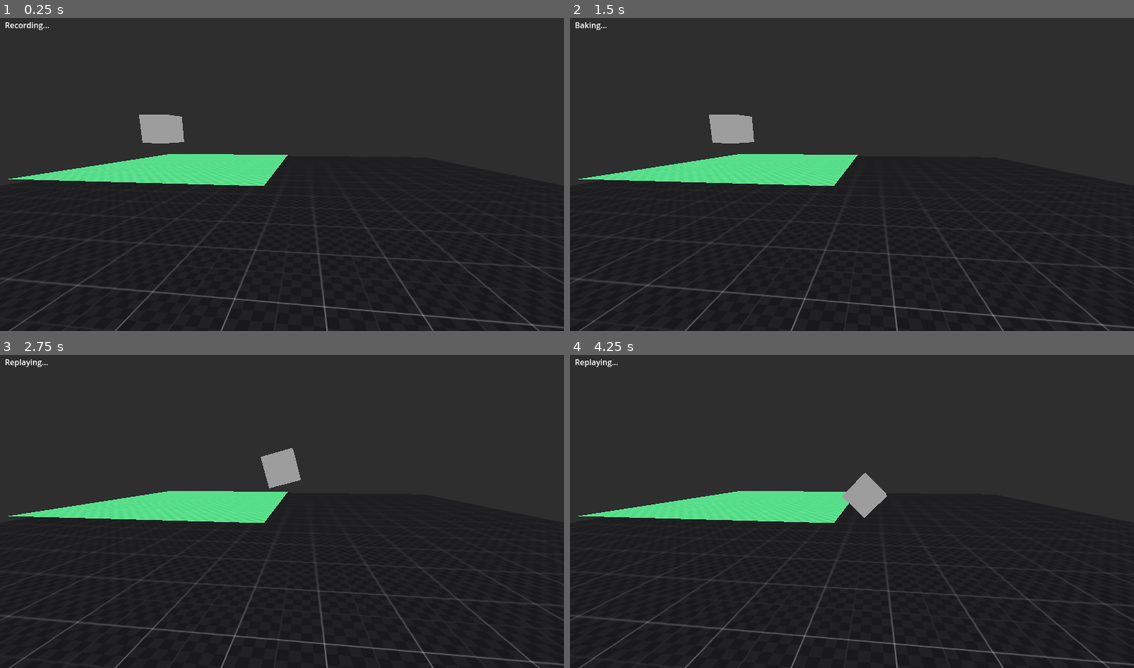
Above: before the commit, frames 1-4 (two rows, left to right).
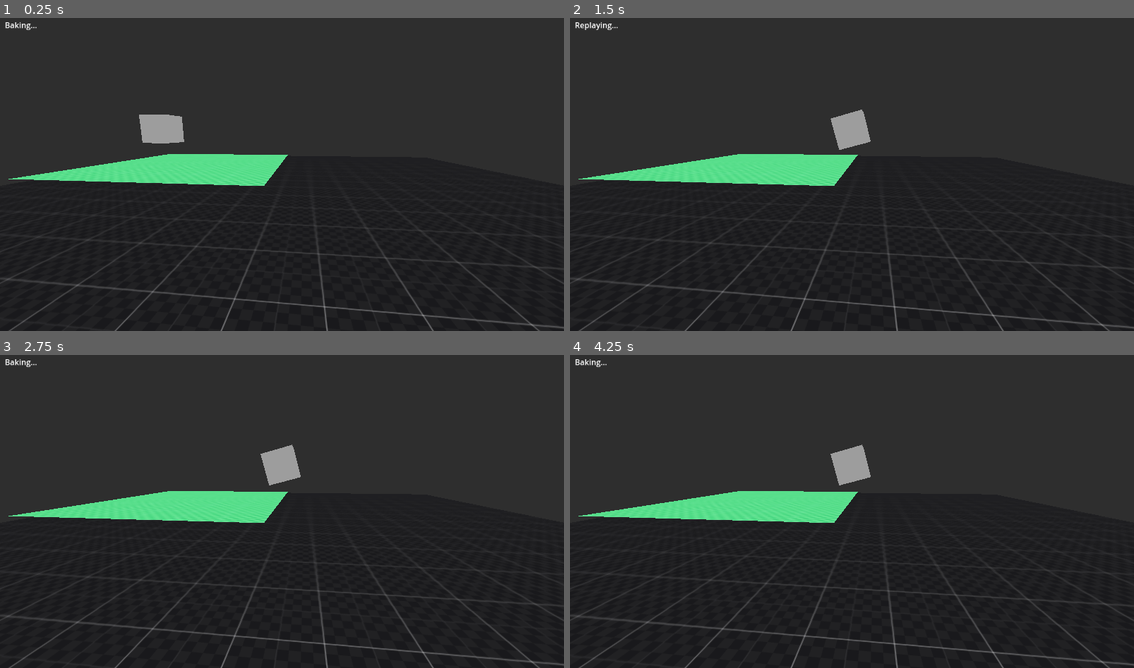
Above: after the commit, the same moments.

Repository: AndreaTerenz/Godot-baked-physics
Game: Godot game, scene res://Scenes/Baked.tscn
Two runs of this game, one before a commit and one after it. Both use one fixed random seed, a clock stepped at 60 frames per second and the inputs below.
Inputs:
- Up to frame 1 (0.25 s): no input
- Up to frame 2 (1.5 s): tap Enter at 0.5 s; hold P (replay, bound only after the commit) 0.53-1.28 s; tap R (record_toggle, bound only before the commit) at 0.6 s; tap Space at 1.25 s; tap P (replay, bound only after the commit) at 1.35 s
- Up to frame 3 (2.75 s): tap R (record_toggle, bound only before the commit) at 1.55, 2.1 s; hold P (replay, bound only after the commit) from 2.03 s (still down)
- Up to frame 4 (4.25 s): release P (replay, bound only after the commit) at 2.78 s; tap P (replay, bound only after the commit) at 2.85 s; tap R (record_toggle, bound only before the commit) at 3.05, 3.6 s; hold P (replay, bound only after the commit) from 3.53 s (still down)

The runs differ from the first frame. In frame 1, less than 0.1% of the frame differs, in the area x 1-9%, y 1-4%; in frame 2, 1.4%, in the area x 1-54%, y 1-43%; in frame 3, 0.2%; in frame 4, 1.3%.

Commit message:
misc testing stuff

Diff:
--- a/Scenes/Baked.tscn
+++ b/Scenes/Baked.tscn
@@ -38,6 +38,7 @@
 [node name="PhysBaker" type="Node3D"]
 script = ExtResource("1_iwune")
 bake_on_ready = true
+max_frames = 0
 
 [node name="Target" type="MeshInstance3D" parent="."]
 transform = Transform3D(1, 0, 0, 0, 1, 0, 0, 0, 1, -0.538607, 1.48738, 4.60708)
--- a/Scripts/PhysBaker.gd
+++ b/Scripts/PhysBaker.gd
@@ -9,11 +9,12 @@
 
 signal state_changed(s: PHYS_BAKER_STATE)
 
+@export var bake_on_ready := false
+@export_range(0, 8192) var max_frames : int = 2048
 
 # TODO
 #	baking length
 #	baking timestep
-#	autorecord on ready
 #	physbake data resource
 #	link each tracked RB with a target mesh to move
 
@@ -29,6 +30,9 @@
 		toggle_targets_freeze(s != PHYS_BAKER_STATE.BAKING)
 
 		match s:
+			PHYS_BAKER_STATE.IDLE:
+				if state == PHYS_BAKER_STATE.BAKING:
+					print("Baking stopped (frames: %d)" % frames_recorded)
 			PHYS_BAKER_STATE.REPLAY:
 				playback_frame = 0
 			PHYS_BAKER_STATE.BAKING:
@@ -36,6 +40,12 @@
 
 		state = s
 		state_changed.emit(s)
+var currently_idle : bool :
+	get:
+		return state == PHYS_BAKER_STATE.IDLE
+var has_frames_left : int :
+	get:
+		return max_frames == 0 or frames_recorded < max_frames
 
 var data := {}
 var frames_recorded := 0
@@ -57,12 +67,21 @@
 	print(data)
 
 	toggle_targets_freeze(true)
+
+	if bake_on_ready:
+		state = PHYS_BAKER_STATE.BAKING
+
 func _input(event):
-	if event.is_action_released("record_toggle"):
-		if state == PHYS_BAKER_STATE.IDLE:
-			state = PHYS_BAKER_STATE.BAKING
-		elif state == PHYS_BAKER_STATE.BAKING:
-			state = PHYS_BAKER_STATE.REPLAY
+	var new_state = null
+	if event.is_action_pressed("start_stop_bake"):
+		new_state = PHYS_BAKER_STATE.BAKING
+	if event.is_action_pressed("replay"):
+		new_state = PHYS_BAKER_STATE.REPLAY
+
+	if new_state == null:
+		return
+
+	state = new_state if state != new_state else PHYS_BAKER_STATE.IDLE
 
 func _physics_process(_delta):
 	if state == PHYS_BAKER_STATE.IDLE:
@@ -75,23 +94,11 @@
 			var kid_rot := kid.rotation
 			var to_append = []
 
-			if false:
-				# TODO
-				# Implement some baisc memory saving...
-				var last_pos := len(data[kp])-1
-				var kid_pos_last : Vector3 = data[kp][last_pos][0]
-				var kid_rot_last : Vector3 = data[kp][last_pos][1]
-
-				var pos_diff := kid_pos_last.distance_squared_to(kid_pos)
-				var rot_diff := kid_rot_last.distance_squared_to(kid_rot)
-
-				# (squared distances)
-				if pos_diff >= (.001**2) or rot_diff >= (.001**2):
-					data[kp].append([kid_pos, kid_rot])
-			else:
-				data[kp].append([kid_pos, kid_rot])
+			data[kp].append([kid_pos, kid_rot])
 
 		frames_recorded += 1
+		if not has_frames_left:
+			state = PHYS_BAKER_STATE.IDLE
 	else:
 		if playback_frame >= frames_recorded:
 			playback_frame = 0
--- a/project.godot
+++ b/project.godot
@@ -23,9 +23,14 @@
 "events": [Object(InputEventKey,"resource_local_to_scene":false,"resource_name":"","device":-1,"window_id":0,"alt_press …(182 unchanged characters)…
 ]
 }
-record_toggle={
+start_stop_bake={
 "deadzone": 0.5,
 "events": [Object(InputEventKey,"resource_local_to_scene":false,"resource_name":"","device":-1,"window_id":0,"alt_pressed":false,"shift_pressed":false,"ctrl_pressed":false,"meta_pressed":false,"pressed":false,"keycode":0,"physical_keycode":82,"key_label":0,"unicode":114,"echo":false,"script":null)
+]
+}
+replay={
+"deadzone": 0.5,
+"events": [Object(InputEventKey,"resource_local_to_scene":false,"resource_name":"","device":-1,"window_id":0,"alt_pressed":false,"shift_pressed":false,"ctrl_pressed":false,"meta_pressed":false,"pressed":false,"keycode":0,"physical_keycode":80,"key_label":0,"unicode":112,"echo":false,"script":null)
 ]
 }
 
